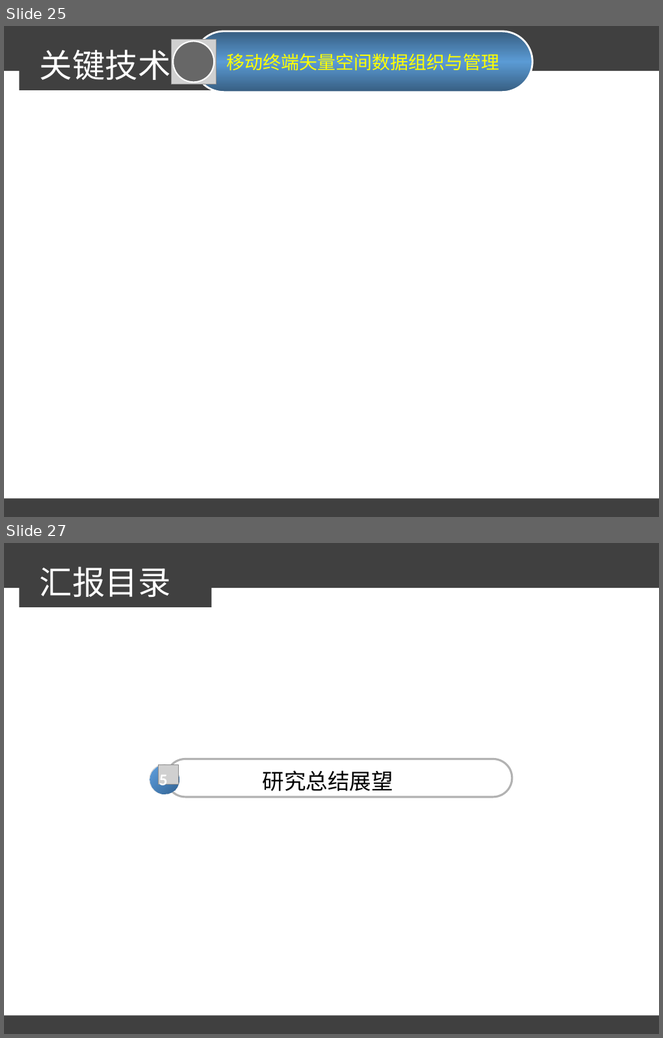
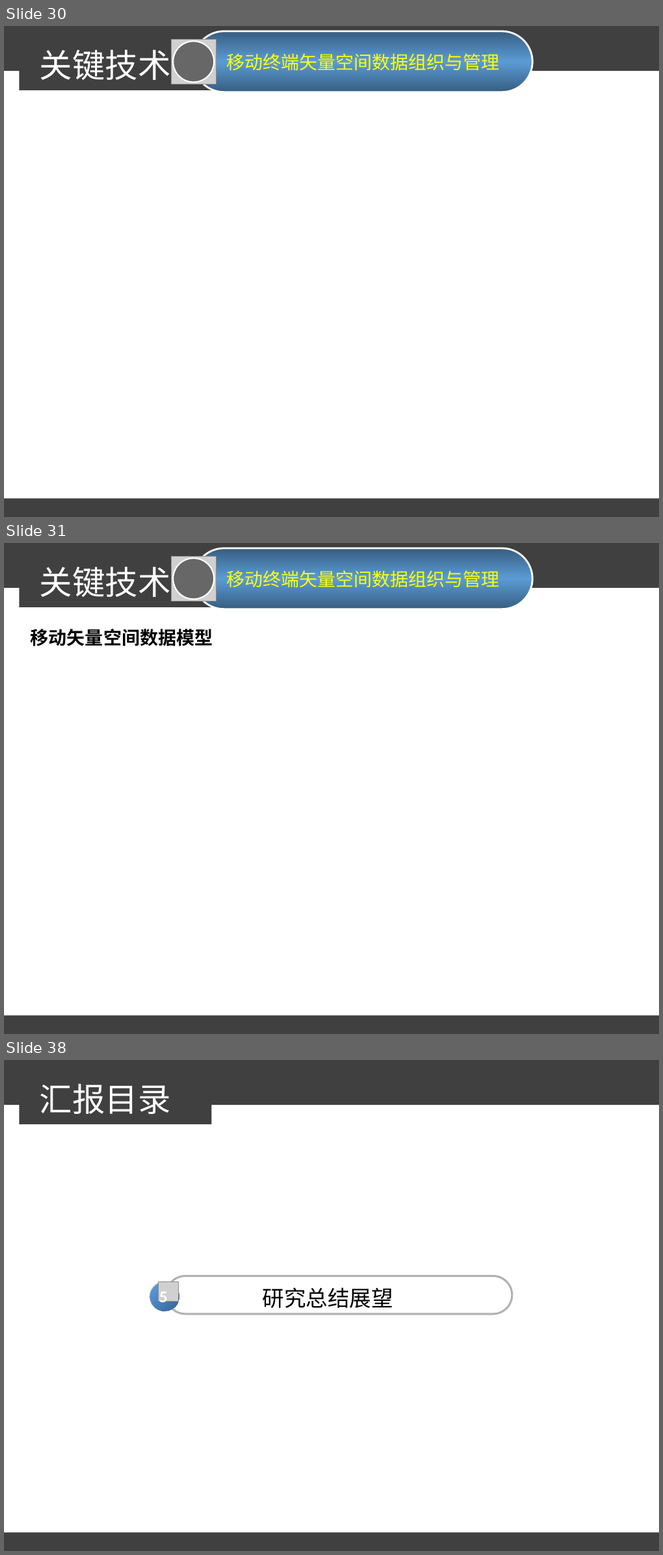
Before and after one commit to sunxianlei/MyThesis, a slide deck: 汇报答辩/论文答辩.ppt. Shown one above the other, each under a label of ours: slides 25 and 27 before the commit, slides 30, 31 and 38 after it; the slides between them are not shown. The pictures are 663x1038 and 663x1555 pixels, drawn with LibreOffice and Linux fonts; fonts in the diff are those of the drawing; grey boxes stand for pictures; background and template pictures are left out. Boxes give left, top, right and bottom in pixels: in the first picture for what was removed or moved away, otherwise in the second. Text is boxed around its words. In the diff, an @@ line names an element or a change of style, - is before the commit and + after.

Commit message:
添加第二第三技术点框架部分
添加第二第三技术点框架部分

```diff
--- a/汇报答辩/论文答辩.ppt
+++ b/汇报答辩/论文答辩.ppt
@@ slide 31 added at bbox=[4, 543, 659, 1034], background #FFFFFF; not listed: 3 template elements that a slide beside it also shows @@
@@ picture added at bbox=[171, 556, 216, 601] @@
@@ ellipse added at bbox=[173, 558, 215, 600], fill #000000 at 50% opacity, outline #FFFFFF 1.5 pt @@
@@ rounded rectangle added at bbox=[193, 548, 532, 609], fill gradient #375E81 to #5B9BD5, outline #FFFFFF 2.01 pt, 20 pt, text #FFFF00 @@
+移动终端矢量空间数据组织与管理
@@ text added at bbox=[40, 566, 171, 597], 36 pt, text #FFFFFF @@
+关键技术
@@ text added at bbox=[31, 629, 213, 646], 20 pt, text #000000, bold @@
+移动矢量空间数据模型
@@ what was slide 25 is now slide 30 @@
@@ what was slide 27 is now slide 38 @@
```
Also in this commit, not shown: 1 slide changed, 10 other slides added.
